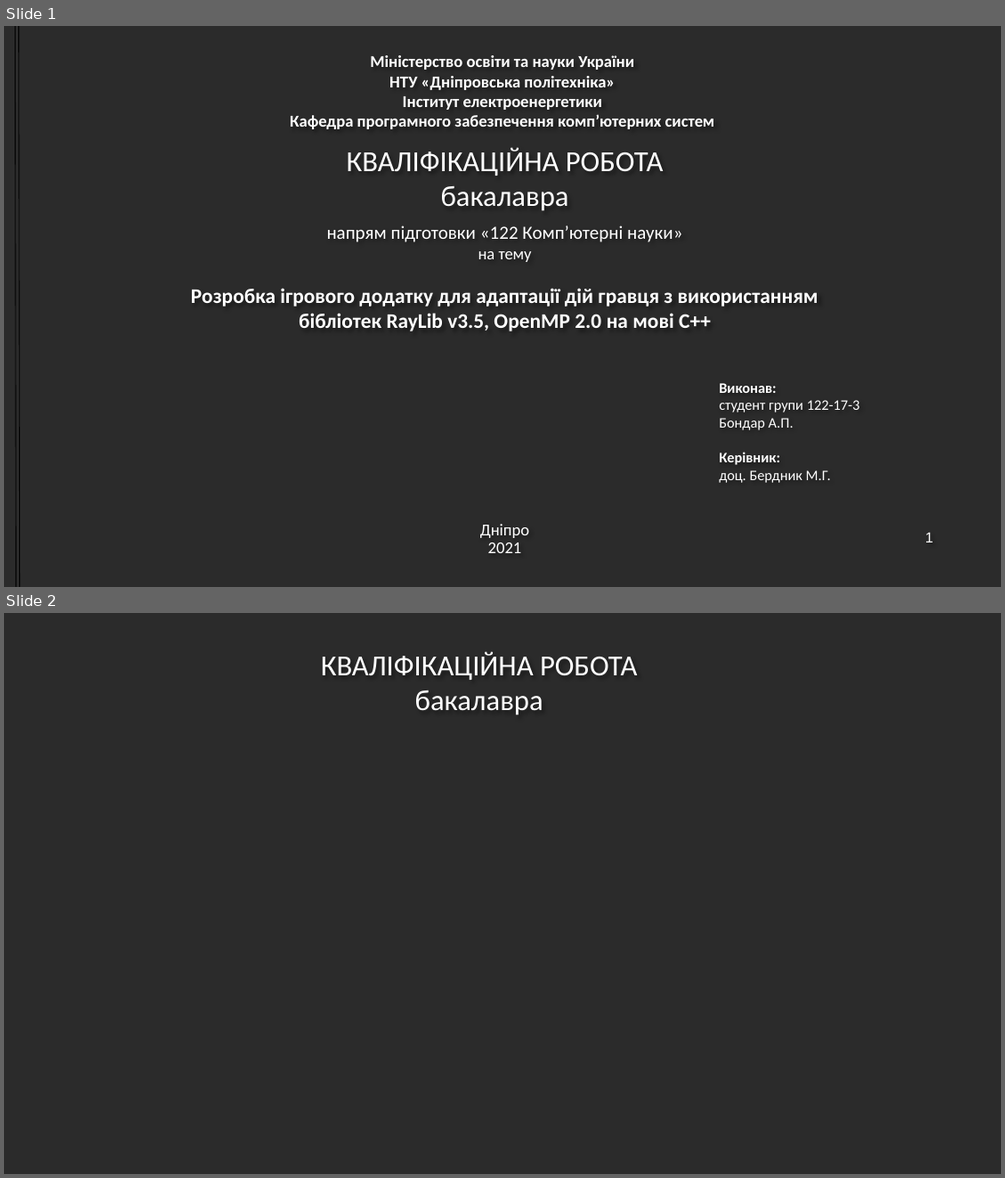
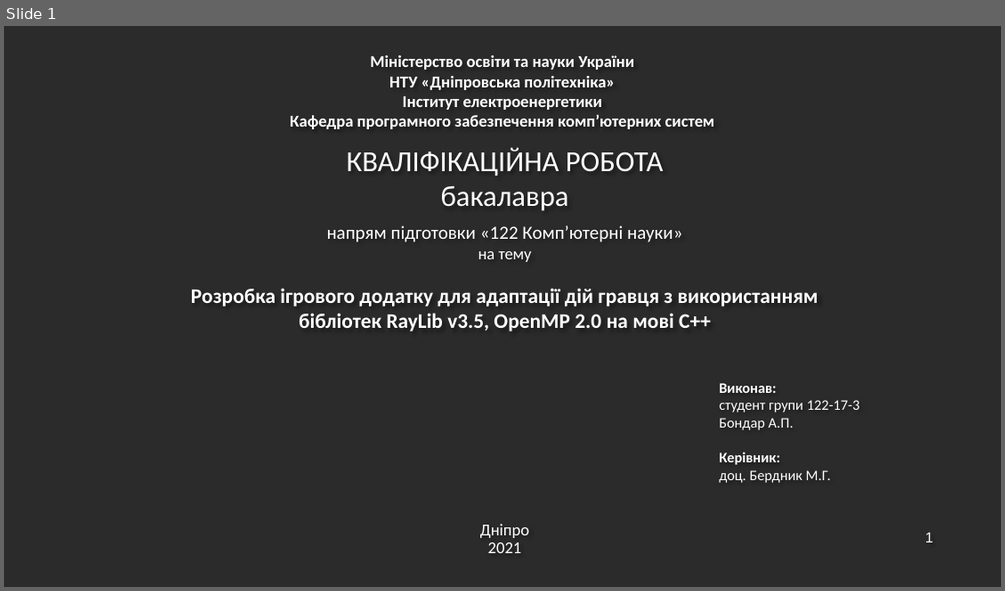
Before and after one commit to AkakiyAndrew/diploma, a slide deck: Диплом_Бондарь.А.П._презентация.pptx. Shown one above the other, each under a label of ours: slides 1 and 2 before the commit, slide 1 after it. The pictures are 1005x1178 and 1005x591 pixels, drawn with LibreOffice and Linux fonts; fonts in the diff are those of the drawing; background and template pictures are left out; a plain dark background stands for a picture behind light text. Boxes give left, top, right and bottom in pixels: in the first picture for what was removed or moved away, otherwise in the second. Text is boxed around its words. In the diff, an @@ line names an element or a change of style, - is before the commit and + after.

```diff
--- a/Диплом_Бондарь.А.П._презентация.pptx
+++ b/Диплом_Бондарь.А.П._презентация.pptx
@@ slide 2 removed at [4, 613, 1001, 1174], background picture (left out) @@
@@ text removed at [321, 651, 638, 715] @@
-КВАЛІФІКАЦІЙНА РОБОТА
-бакалавра
@@ slide 1 changed as well @@
@@ line removed from (16, 26) to (16, 586) @@
@@ line removed from (19, 26) to (20, 586) @@
```
Also in this commit, not shown: 3 slides added, 1 other slide removed, 1 other file.
